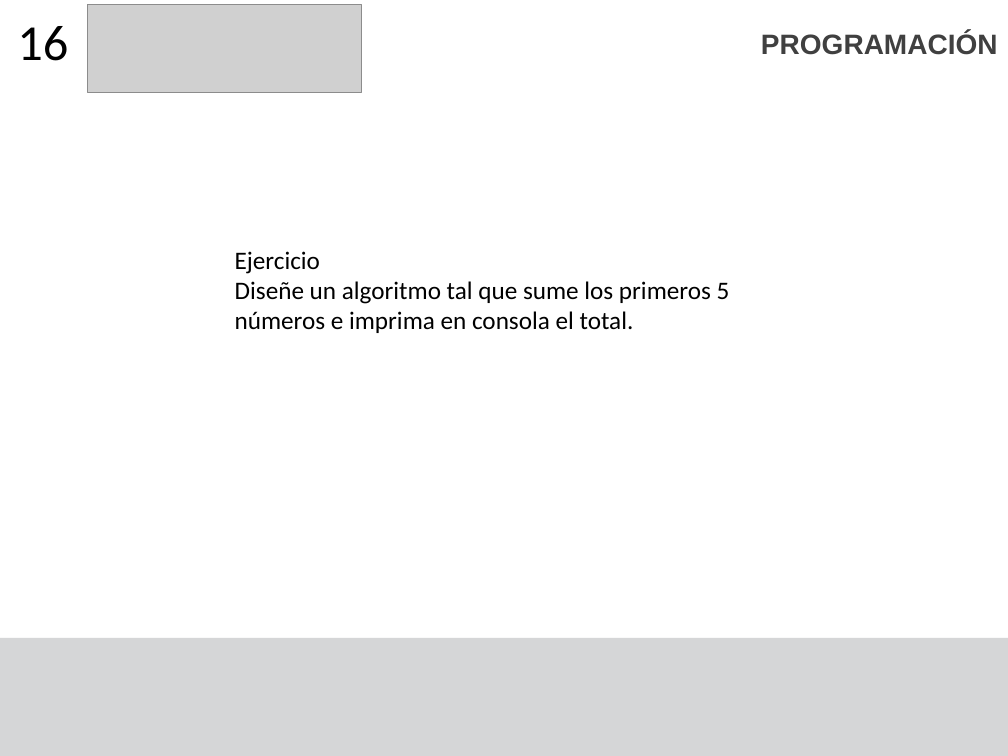
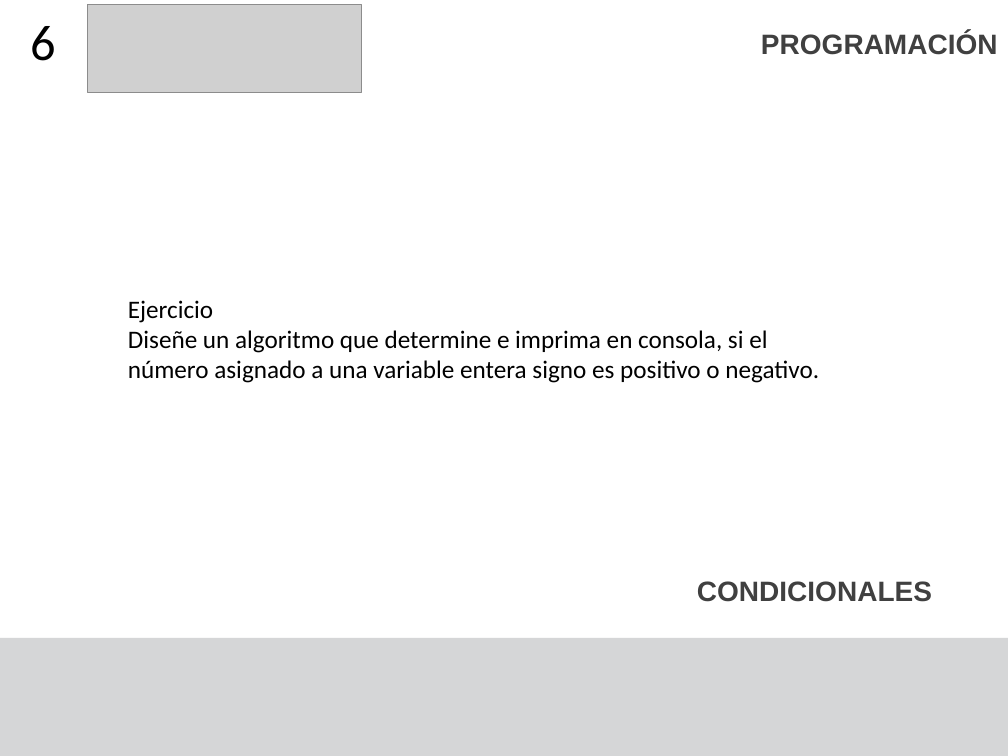
Before and after one commit to F4bian1012/Intro_Programacion, a slide deck: slide 6 of Sesion_3/Condicionales y ciclos.pptx (slide 18 before the commit). Drawn at 1008x756 pixels with LibreOffice and Linux fonts; fonts in the diff are those of the drawing; grey boxes stand for pictures. Boxes give left, top, right and bottom in pixels: in the first picture for what was removed or moved away, otherwise in the second. Text is boxed around its words. In the diff, an @@ line names an element or a change of style, - is before the commit and + after.

```diff
--- a/Sesion_3/Condicionales y ciclos.pptx
+++ b/Sesion_3/Condicionales y ciclos.pptx
@@ title at bbox=[30, 26, 56, 61]: text changed @@
-16
+6
@@ text "Ejercicio": place and size @@
-text "Ejercicio" at bbox=[235, 251, 730, 333]
+text "Ejercicio" at bbox=[128, 300, 819, 383]
@@ text at bbox=[128, 330, 819, 383]: text changed @@
-Diseñe un algoritmo tal que sume los primeros 5 números e imprima en consola el total.
+Diseñe un algoritmo que determine e imprima en consola, si el número asignado a una variable entera signo es positivo o negativo.
@@ text added at bbox=[697, 581, 932, 602], 20 pt, text #404040, bold @@
+CONDICIONALES
```
Also in this commit, not shown: 9 other slides changed, 1 slide added, 17 slides removed, 1 other file.
